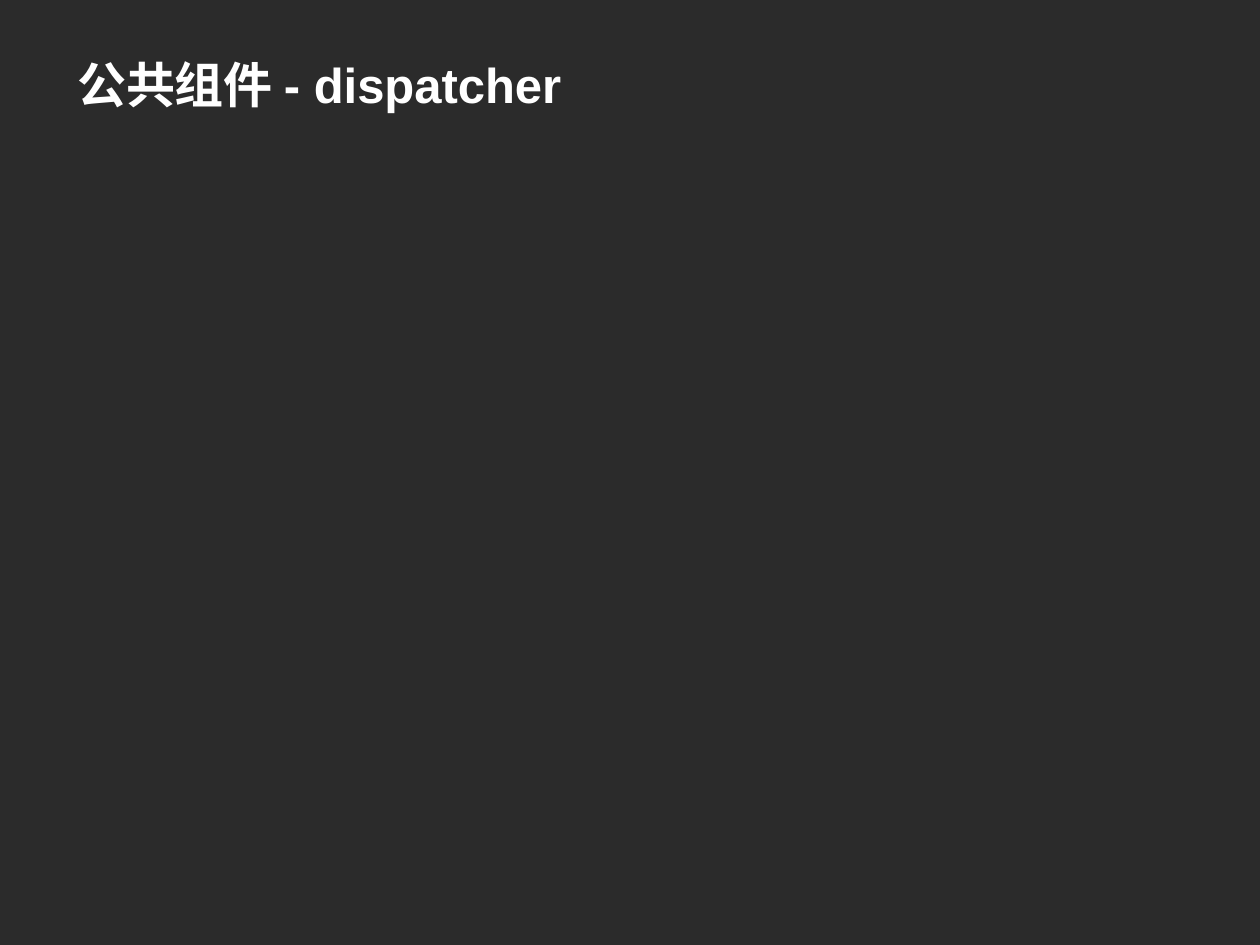
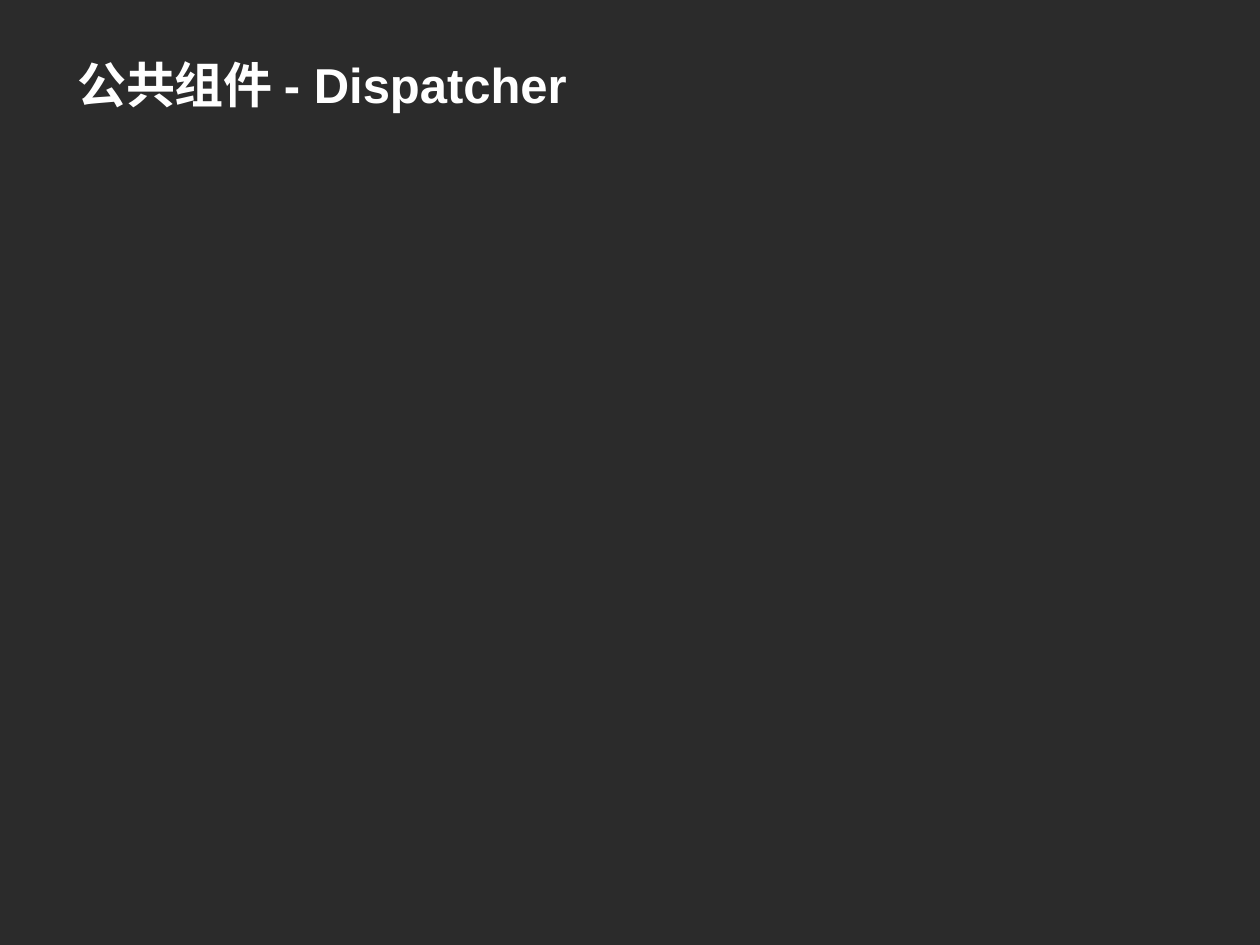
Before and after one commit to machicao2013/mooon, a slide deck: slide 10 of distributed_platform/docs/mooon.ppt (slide 11 before the commit). Drawn at 1260x945 pixels with LibreOffice and Linux fonts; fonts in the diff are those of the drawing; background and template pictures are left out; a plain dark background stands for a picture behind light text. Boxes give left, top, right and bottom in pixels: in the first picture for what was removed or moved away, otherwise in the second. Text is boxed around its words. In the diff, an @@ line names an element or a change of style, - is before the commit and + after.

```diff
--- a/distributed_platform/docs/mooon.ppt
+++ b/distributed_platform/docs/mooon.ppt
@@ title at <box>77,61,567,113</box>: text changed @@
-公共组件 - dispatcher
+公共组件 - Dispatcher
```
Also in this commit, not shown: 5 other slides changed, 5 slides added.
